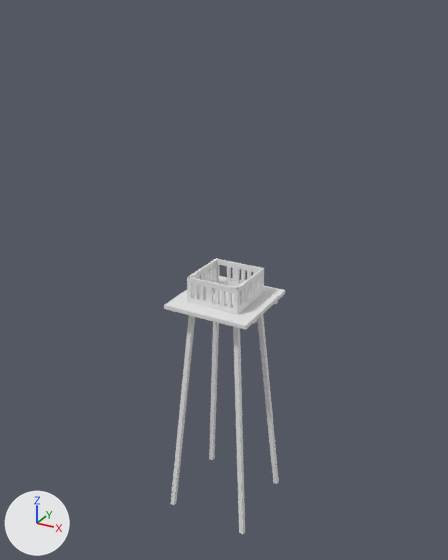
The Blender file assets/models/watch_tower/watch_tower.blend as it was, and as the next commit left it.
One viewpoint serves both versions: a 50 mm camera at (33.2, -60.8, 35.9) aimed at (-0.6, 0.6, 5.2). The lights are fixed; the arrows at lower left show +X, +Y and +Z. The first picture is the older version.

In view in the first picture: 'Floor', 'Legs', 'Support_Beam2', 'wall xy'.
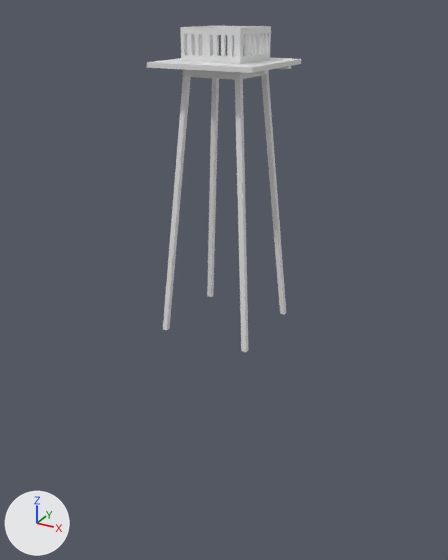
Changed parts and their boxes (x1, y1, x2, y2) in the pictures (448 x 560 px):
```json
{"object": "Legs", "change": "moved, rescaled", "before": [171, 314, 279, 534], "after": [163, 74, 286, 352], "on screen": "14% wider, 26% taller"}
{"object": "Floor", "change": "moved, rescaled", "before": [164, 276, 285, 330], "after": [147, 58, 301, 73]}
{"object": "wall_window.001", "change": "added", "after": [180, 26, 271, 64]}
{"object": "wall xy", "change": "deleted", "before": [187, 258, 264, 315]}
{"object": "Legs_Support", "change": "moved", "after": [183, 70, 269, 80], "on screen": "not visible before"}
{"object": "Support_Beam2", "change": "moved, rescaled", "before": [253, 301, 278, 324], "after": [162, 66, 291, 74]}
```

Scene script edits in JSON lines:
```json
{"op": "add", "block": "me_cube_004", "code": ["me_cube_004 = bpy.data.meshes.new('Cube.004')", "me_cube_004.from_pydata(...)  # 336 vertices, 180 faces; spans x -45.3..1.0, y -1.0..1.0, z -1.0..1.0"]}
{"op": "set", "path": "ob_floor.location", "old": "(0.0, 0.0, 3.0)", "new": "(0.0, 0.0, 30.6)"}
{"op": "set", "path": "ob_floor.scale", "old": "(5.5, 5.5, 0.25)", "new": "(6.0, 6.0, 0.25)"}
{"op": "set", "path": "ob_support_beam2.location", "old": "(0.0, 2.9, 2.6)", "new": "(0.0, 2.9, 30.2)"}
{"op": "set", "path": "ob_support_beam2.scale", "old": "(5.5, 0.3, 0.15)", "new": "(6.0, 0.3, 0.15)"}
{"op": "set", "path": "ob_legs.location", "old": "(3.0, 3.0, -12.6)", "new": "(3.0, 3.0, 15.0)"}
{"op": "set", "path": "ob_legs_support.location", "old": "(-2.6, -1.9, 2.1)", "new": "(-2.6, -1.9, 29.7)"}
{"op": "remove", "block": "ob_wall_xy", "code": ["ob_wall_xy = bpy.data.objects.new('wall xy', me_cube_010)", "ob_wall_xy.location = (3.3, 0.0, 4.8)", "ob_wall_xy.scale = (0.147, 3.49, 1.74)"]}
{"op": "add", "block": "ob_wall_window_001", "code": ["ob_wall_window_001 = bpy.data.objects.new('wall_window.001', me_cube_004)", "ob_wall_window_001.location = (3.3, 0.0, 32.4)", "ob_wall_window_001.scale = (0.147, 3.49, 1.74)"]}
```
